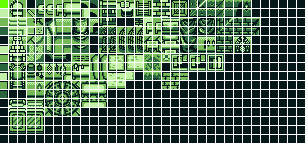
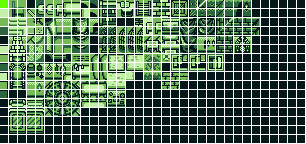
The second (306, 144) image is a revision of the first. Changes to its layers:
painted on "castle.png" over (x1=10, y1=0, x2=125, y2=107)
